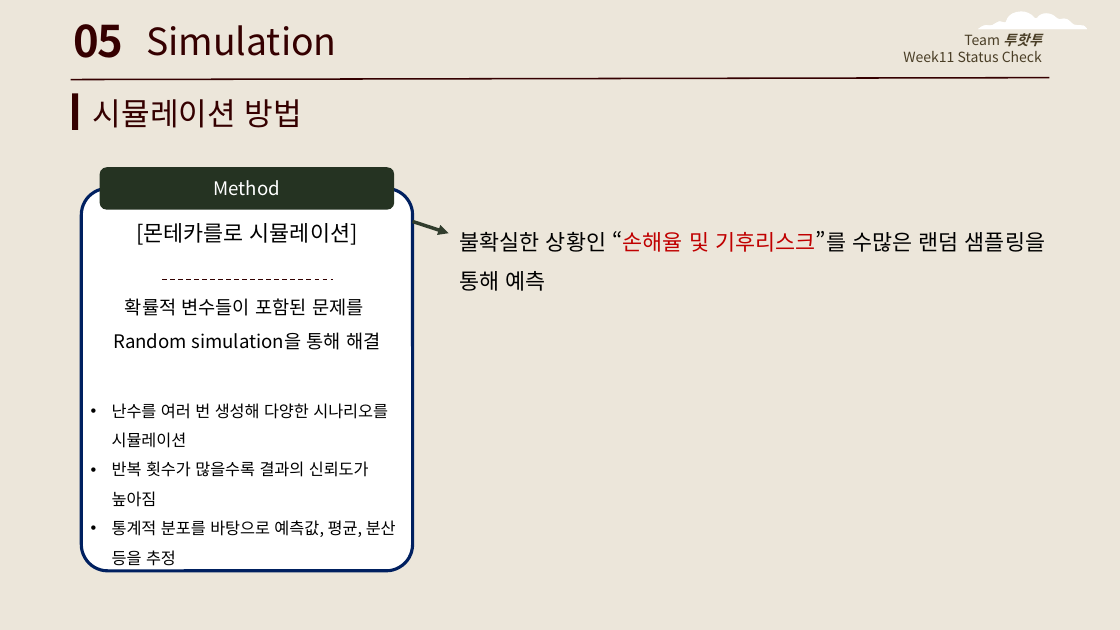
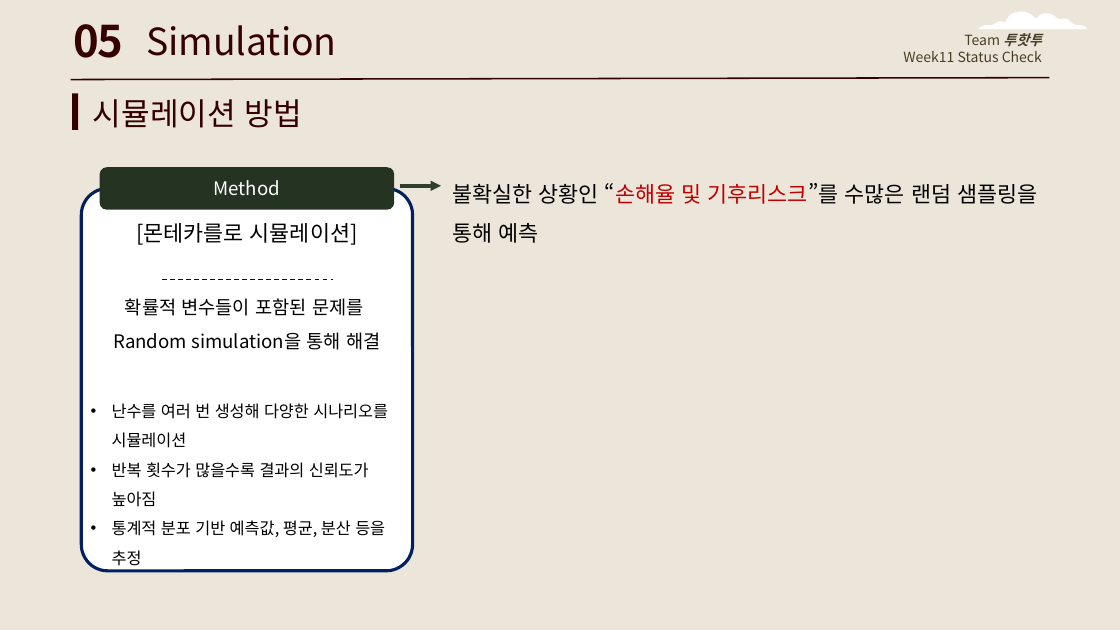
Before and after one commit to NamYoonJi/capstone-project-slides, a slide deck: slide 33 of week 12 mid progress report.pptx. Drawn at 1120x630 pixels with LibreOffice and Linux fonts; fonts in the diff are those of the drawing. Boxes give left, top, right and bottom in pixels: in the first picture for what was removed or moved away, otherwise in the second. Text is boxed around its words. In the diff, an @@ line names an element or a change of style, - is before the commit and + after.

```diff
--- a/week 12 mid progress report.pptx
+++ b/week 12 mid progress report.pptx
@@ text "불확실한 상황인 “손해율 및 기후리스크”를 ...": place and size @@
-text "불확실한 상황인 “손해율 및 기후리스크”를 ..." at (460,231,1045,291)
+text "불확실한 상황인 “손해율 및 기후리스크”를 ..." at (452,183,1037,243)
@@ arrow moved from (412, 222) - (449, 233) to (400, 186) - (441, 186) @@
@@ text at (112,520,385,566): text changed @@
-• 통계적 분포를 바탕으로 예측값, 평균, 분산 등을 추정
+• 통계적 분포 기반 예측값, 평균, 분산 등을 추정
```
